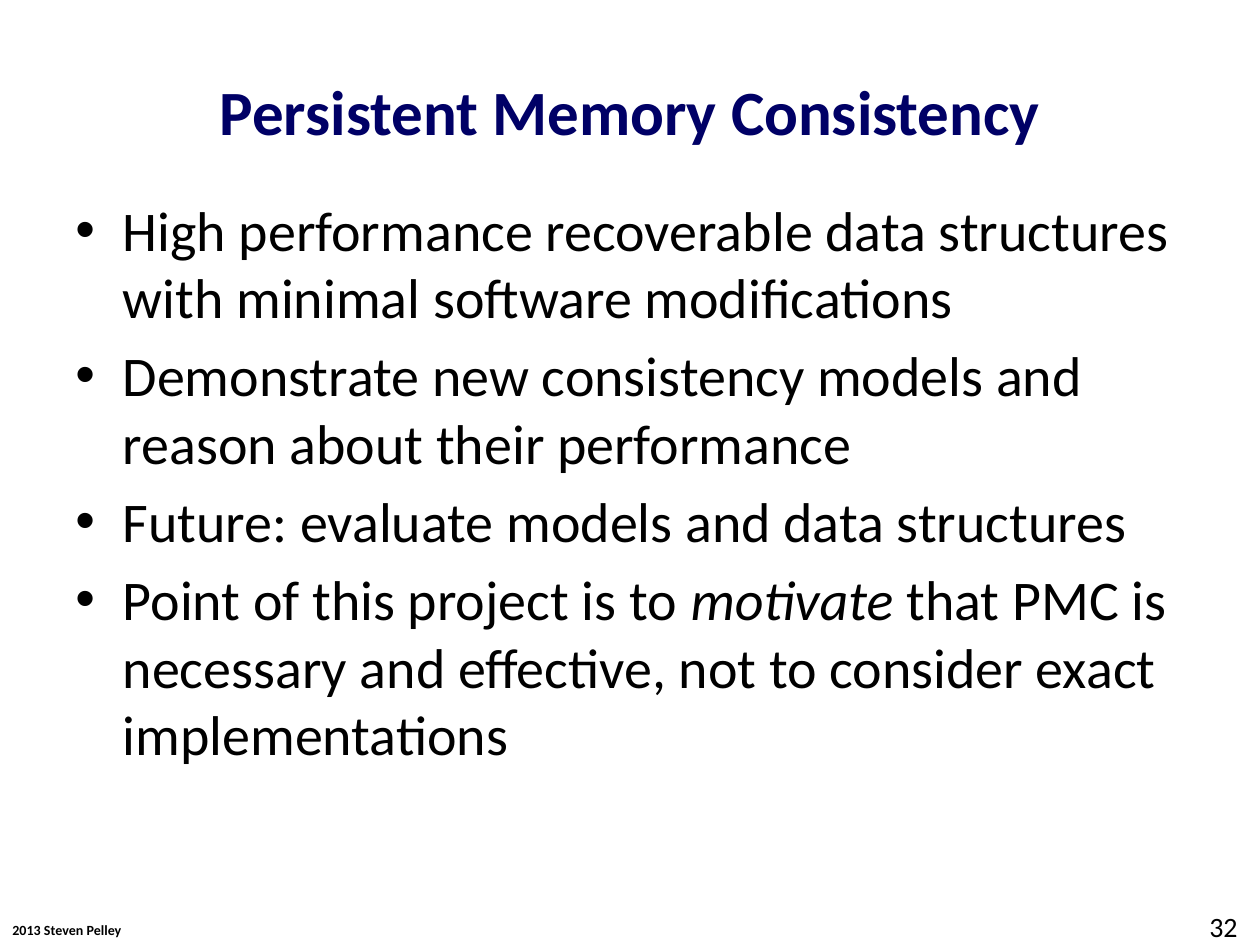
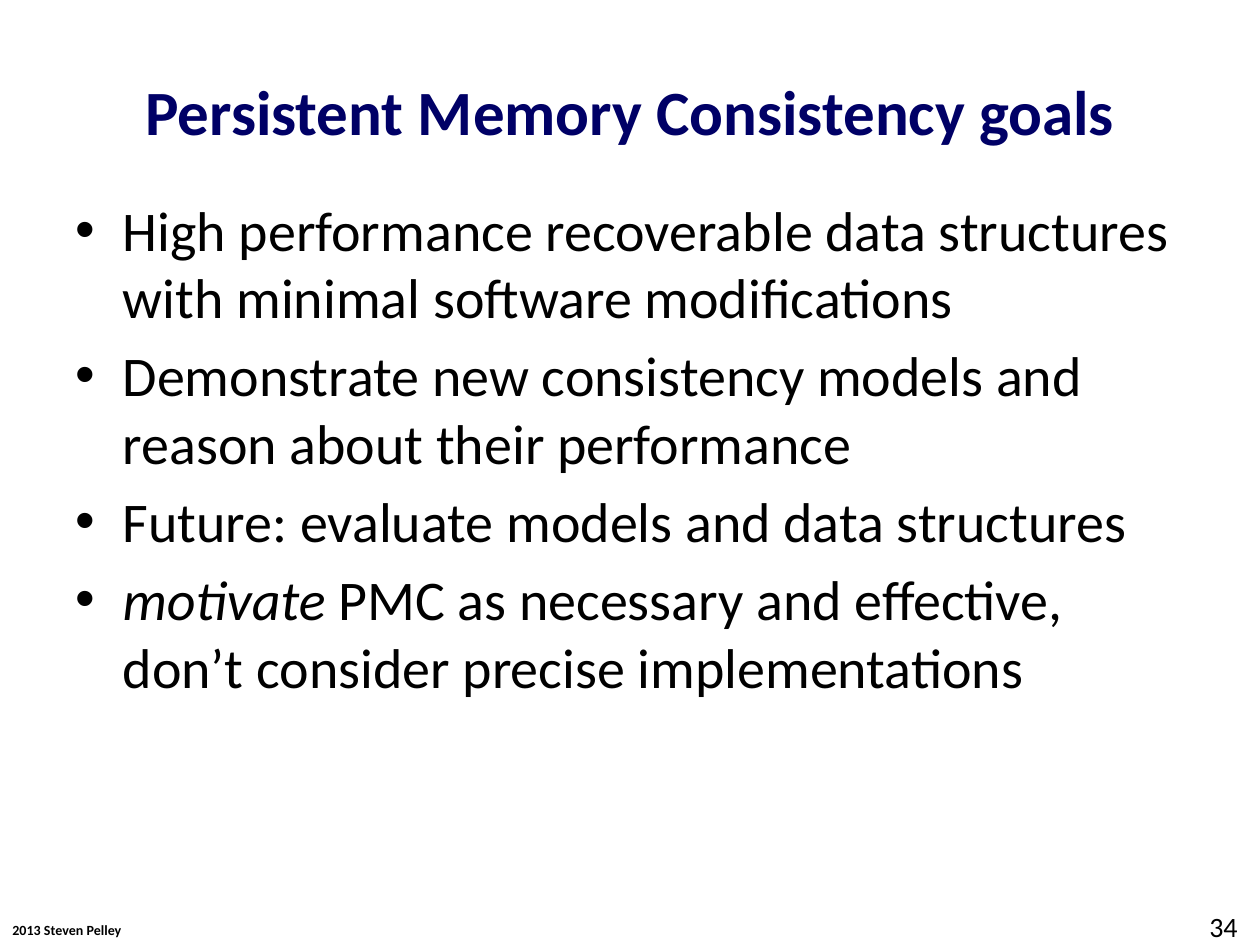
Before and after one commit to Abulila/dissertation, a slide deck: slide 34 of proposal/proposal.pptx (slide 32 before the commit). Drawn at 1260x945 pixels with LibreOffice and Linux fonts; fonts in the diff are those of the drawing; background and template pictures are left out. Boxes give left, top, right and bottom in pixels: in the first picture for what was removed or moved away, otherwise in the second. Text is boxed around its words. In the diff, an @@ line names an element or a change of style, - is before the commit and + after.

```diff
--- a/proposal/proposal.pptx
+++ b/proposal/proposal.pptx
@@ title at (x1=145, y1=90, x2=1114, y2=146): text changed @@
-Persistent Memory Consistency
+Persistent Memory Consistency goals
@@ text at (x1=123, y1=581, x2=1063, y2=697): text changed @@
-• Point of this project is to motivate that PMC is necessary and effective, not to consider exact implementations
+• motivate PMC as necessary and effective, don’t consider precise implementations
@@ page number at (x1=1209, y1=919, x2=1237, y2=938): text changed @@
-32
+34
```
Also in this commit, not shown: 11 other slides changed, 13 slides added, 7 slides removed.
